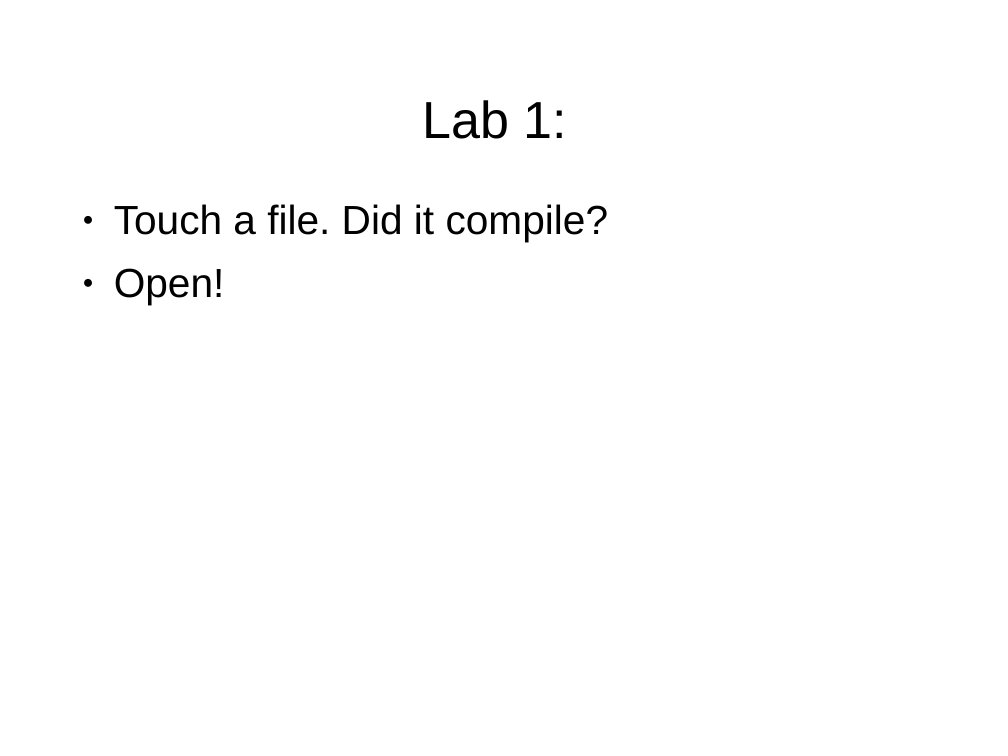
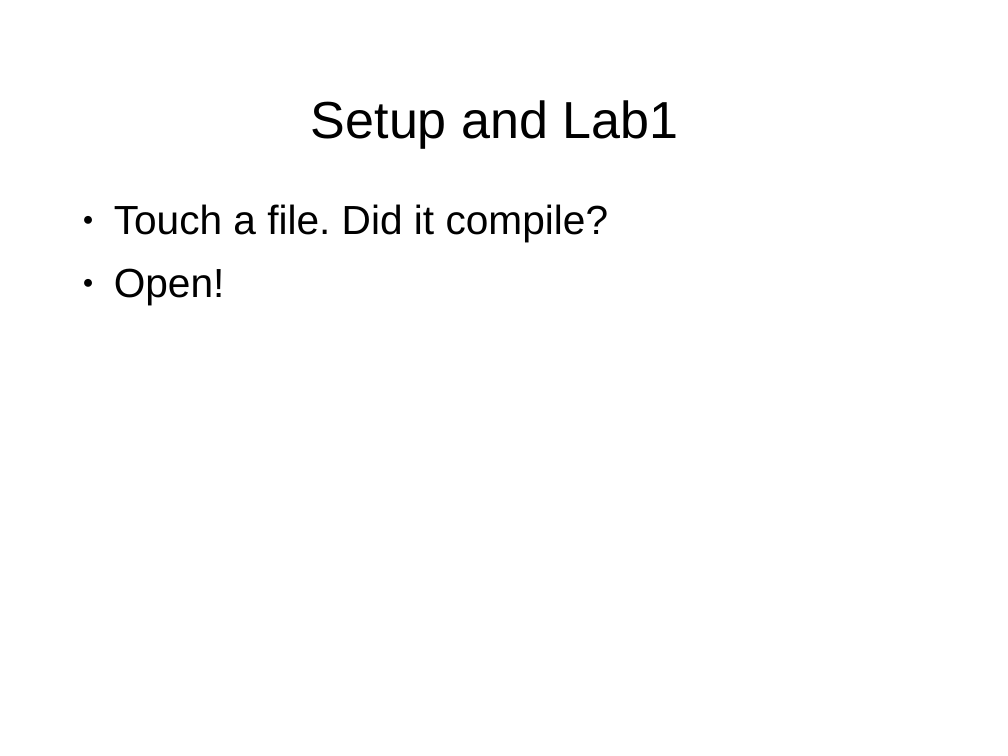
Before and after one commit to shawea/blueGrass, a slide deck: slide 24 of trainTheTrainer/1of2.odp (slide 25 before the commit). Drawn at 1008x756 pixels with LibreOffice and Linux fonts; fonts in the diff are those of the drawing; background and template pictures are left out. Boxes give left, top, right and bottom in pixels: in the first picture for what was removed or moved away, otherwise in the second. Text is boxed around its words. In the diff, an @@ line names an element or a change of style, - is before the commit and + after.

```diff
--- a/trainTheTrainer/1of2.odp
+++ b/trainTheTrainer/1of2.odp
@@ title at <box>311,100,679,149</box>: text changed @@
-Lab 1:
+Setup and Lab1
```
Also in this commit, not shown: 2 other slides changed, 3 slides added, 3 slides removed, 4 other files.
